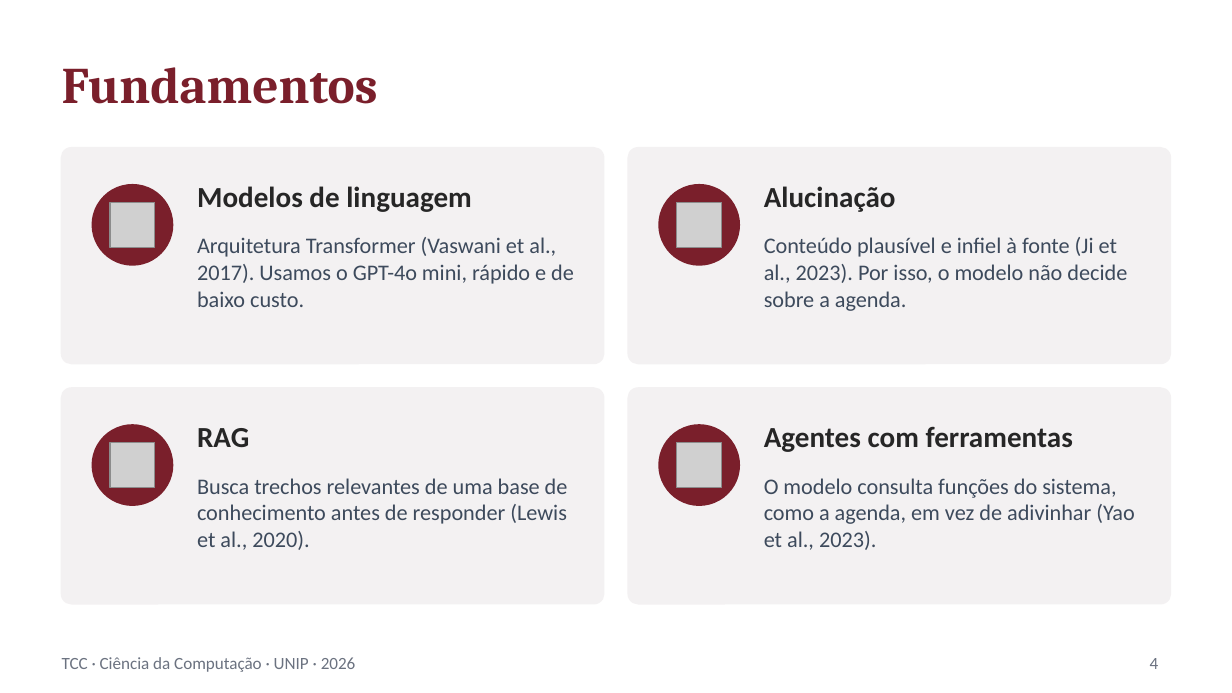
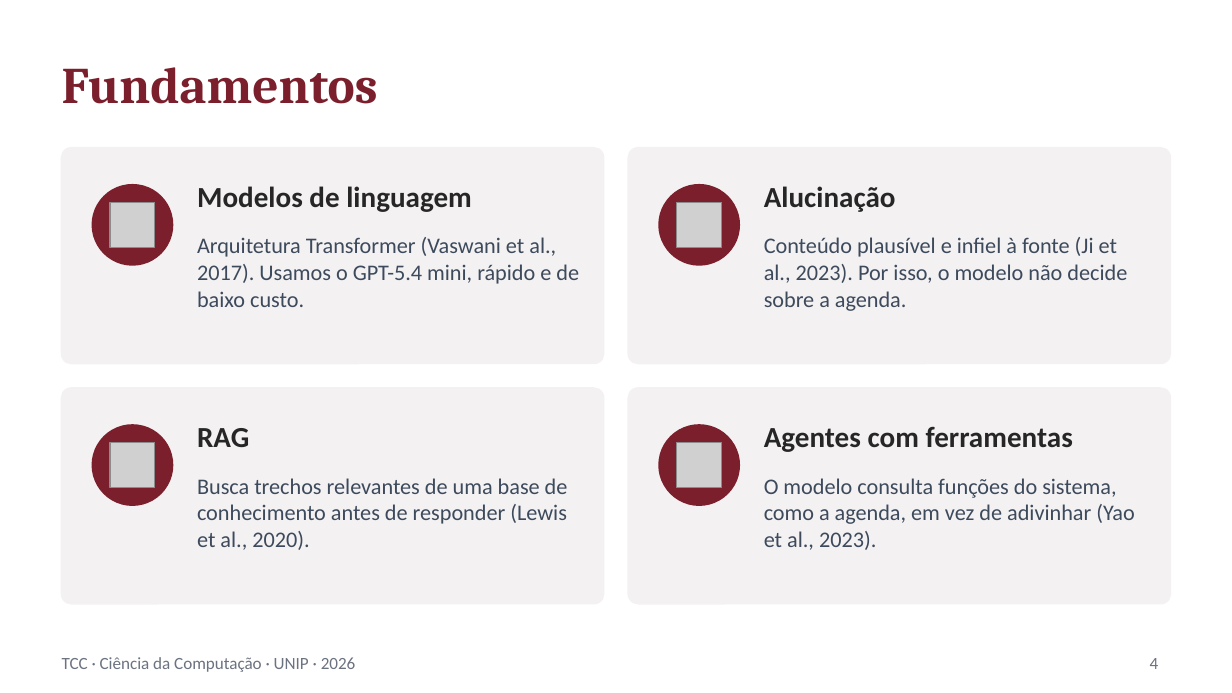
Before and after one commit to JoaoLeca/TCC-PARCIAL, a slide deck: slide 4 of docs/apresentacao/apresentacao_tcc.pptx. Drawn at 1232x693 pixels with LibreOffice and Linux fonts; fonts in the diff are those of the drawing; grey boxes stand for pictures. Boxes give left, top, right and bottom in pixels: in the first picture for what was removed or moved away, otherwise in the second. Text is boxed around its words. In the diff, an @@ line names an element or a change of style, - is before the commit and + after.

```diff
--- a/docs/apresentacao/apresentacao_tcc.pptx
+++ b/docs/apresentacao/apresentacao_tcc.pptx
@@ text at (197, 237, 579, 307): text changed @@
-Arquitetura Transformer (Vaswani et al., 2017). Usamos o GPT-4o mini, rápido e de baixo custo.
+Arquitetura Transformer (Vaswani et al., 2017). Usamos o GPT-5.4 mini, rápido e de baixo custo.
```
Also in this commit, not shown: 11 other slides changed, 1 slide added, 14 other files.
